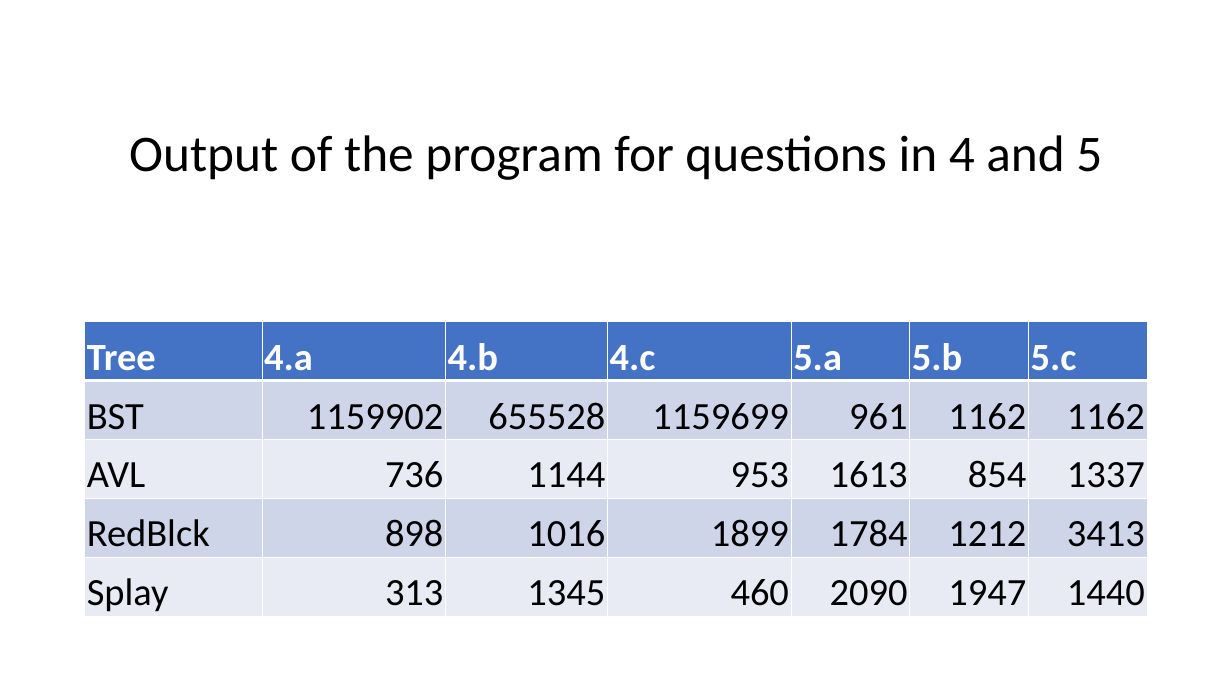
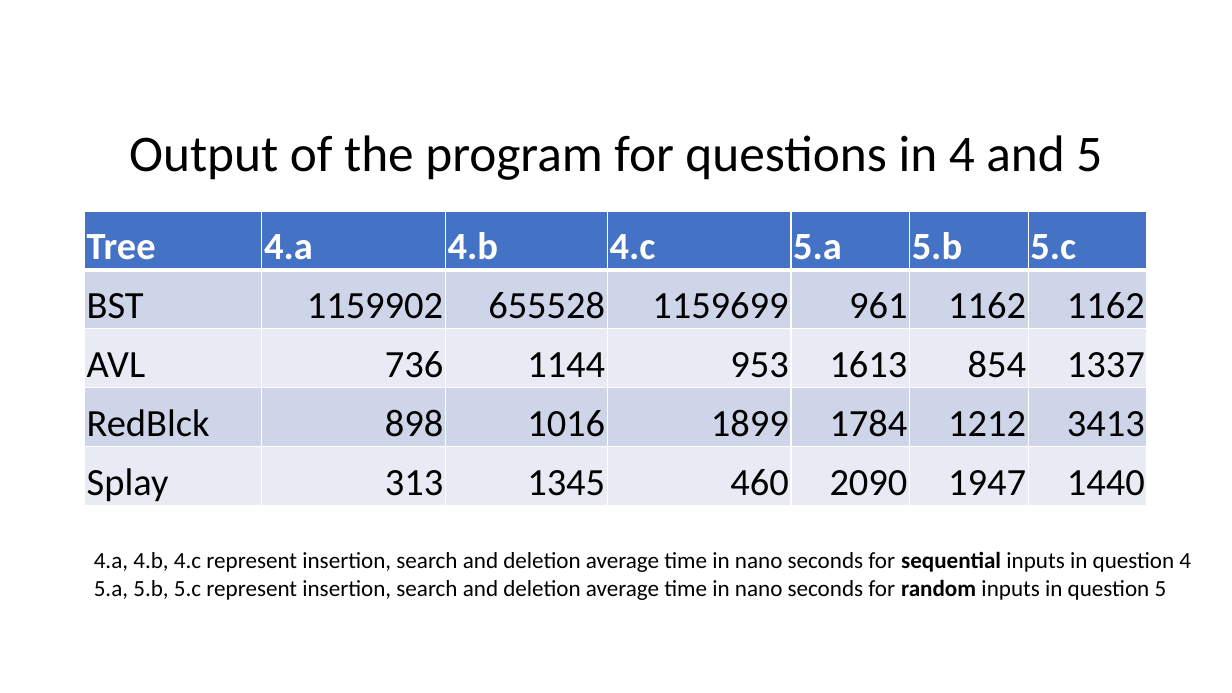
Before and after one commit to fanchuanster/uwinds, a slide deck: slide 8 of docs/8547Saini/assignments/assignment1.pptx (slide 6 before the commit). Drawn at 1232x693 pixels with LibreOffice and Linux fonts; fonts in the diff are those of the drawing. Boxes give left, top, right and bottom in pixels: in the first picture for what was removed or moved away, otherwise in the second. Text is boxed around its words. In the diff, an @@ line names an element or a change of style, - is before the commit and + after.

```diff
--- a/docs/8547Saini/assignments/assignment1.pptx
+++ b/docs/8547Saini/assignments/assignment1.pptx
@@ table: place and size @@
-table at [85, 322, 1147, 616]
+table at [84, 211, 1146, 506]
@@ text added at [94, 551, 1191, 600], 18 pt, text #000000 @@
+4.a, 4.b, 4.c represent insertion, search and deletion average time in nano seconds for sequential inputs in question 4
+5.a, 5.b, 5.c represent insertion, search and deletion average time in nano seconds for random inputs in question 5
```
Also in this commit, not shown: 6 other slides changed, 7 slides added, 2 other files.
